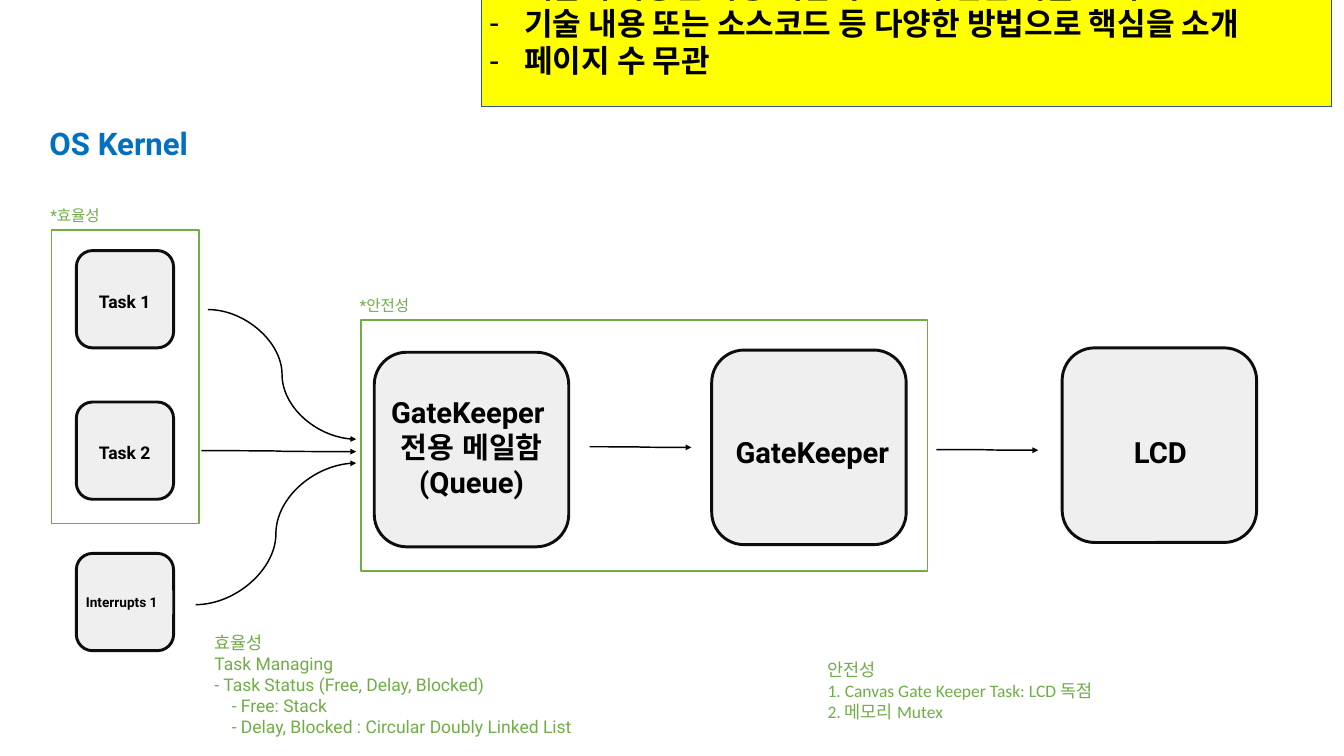
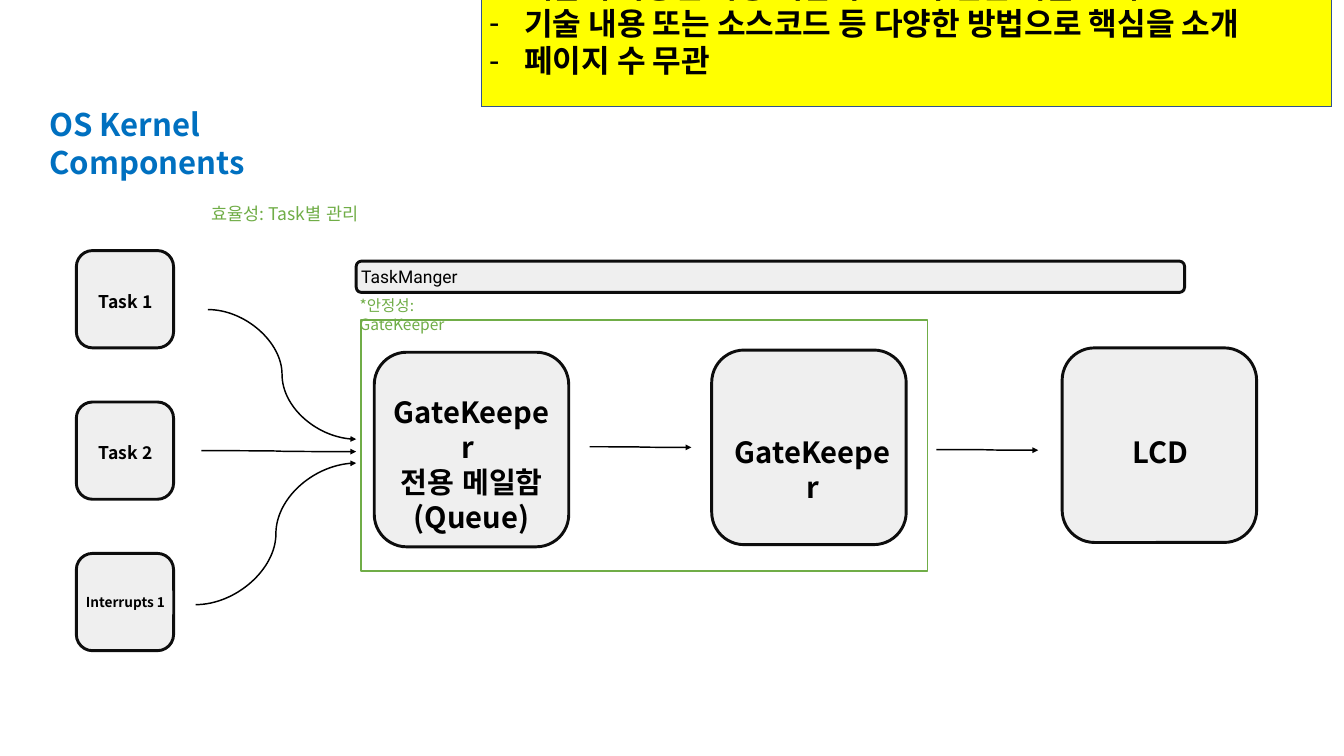
Before and after one commit to DawoonJang/custom_rtos_stm32f103, a slide deck: slide 10 of report/LG_부트캠프_08기_C반_결과보고서(1팀).pptx (slide 7 before the commit). Drawn at 1344x756 pixels with LibreOffice and Linux fonts; fonts in the diff are those of the drawing; background and template pictures are left out. Boxes give left, top, right and bottom in pixels: in the first picture for what was removed or moved away, otherwise in the second. Text is boxed around its words. In the diff, an @@ line names an element or a change of style, - is before the commit and + after.

```diff
--- a/report/LG_부트캠프_08기_C반_결과보고서(1팀).pptx
+++ b/report/LG_부트캠프_08기_C반_결과보고서(1팀).pptx
@@ text at bbox=[49, 111, 245, 181]: text changed; font Roboto to Noto Sans CJK KR @@
-OS Kernel
+OS Kernel Components
@@ text removed at bbox=[50, 208, 99, 222] @@
-*효율성
@@ text at bbox=[211, 205, 358, 222]: text changed; font Roboto to Noto Sans CJK KR @@
-효율성
-Task Managing
-- Task Status (Free, Delay, Blocked)
-- Free: Stack
-- Delay, Blocked : Circular Doubly Linked List
+효율성: Task별 관리
@@ rectangle removed at bbox=[51, 230, 199, 523] @@
@@ rounded rectangle added at bbox=[356, 261, 1185, 293], fill #EFEFEF, outline #0D0D0D 3 pt, 18 pt, text #000000 @@
+TaskManger
@@ text at bbox=[360, 298, 445, 335]: text changed; font Roboto to Noto Sans CJK KR @@
-*안전성
+*안정성: GateKeeper
@@ font Roboto to Noto Sans CJK KR in 6 elements at bbox=[99, 294, 152, 309], bbox=[99, 445, 152, 460], bbox=[86, 597, 165, 610], bbox=[400, 468, 542, 534], bbox=[726, 430, 900, 473], bbox=[1133, 441, 1189, 464] @@
@@ text removed at bbox=[828, 661, 1092, 720] @@
-안전성
-1. Canvas Gate Keeper Task: LCD 독점
-2. 메모리 Mutex
```
Also in this commit, not shown: 8 other slides changed, 7 slides added, 2 slides removed.
